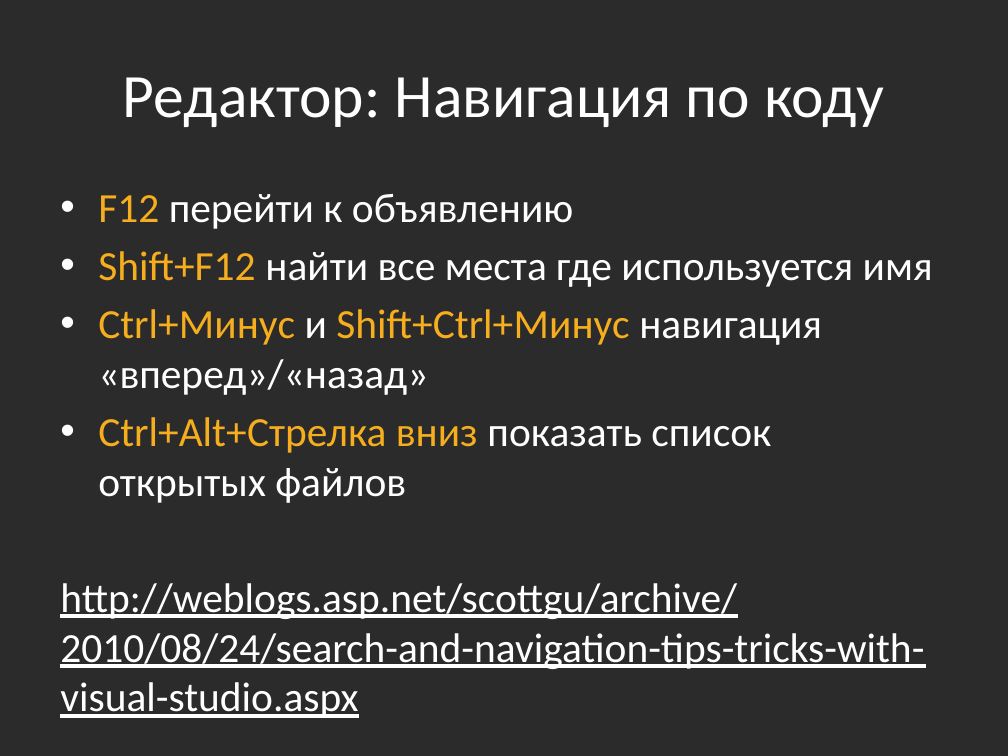
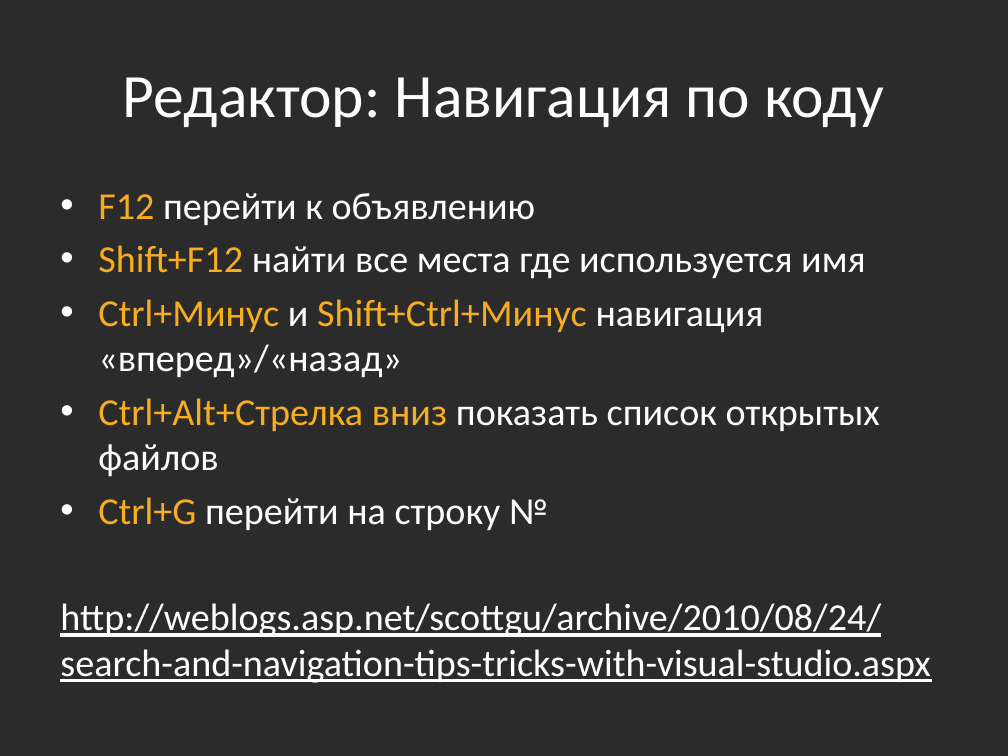
Before and after one commit to bazile/Training, a slide deck: slide 11 of Presentation/tools-visual-studio.pptx (slide 9 before the commit). Drawn at 1008x756 pixels with LibreOffice and Linux fonts; fonts in the diff are those of the drawing; background and template pictures are left out; a plain dark background stands for a picture behind light text. Boxes give left, top, right and bottom in pixels: in the first picture for what was removed or moved away, otherwise in the second. Text is boxed around its words. In the diff, an @@ line names an element or a change of style, - is before the commit and + after.

Commit message:
Info about Visual Studio extensions

```diff
--- a/Presentation/tools-visual-studio.pptx
+++ b/Presentation/tools-visual-studio.pptx
@@ text at <box>60,193,930,683</box>: size 29.6 to 27.2 pt @@
@@ text at <box>98,497,548,530</box>: paragraph added @@
+• Ctrl+G перейти на строку №
```
Also in this commit, not shown: 4 other slides changed, 2 slides added, 1 other file.
